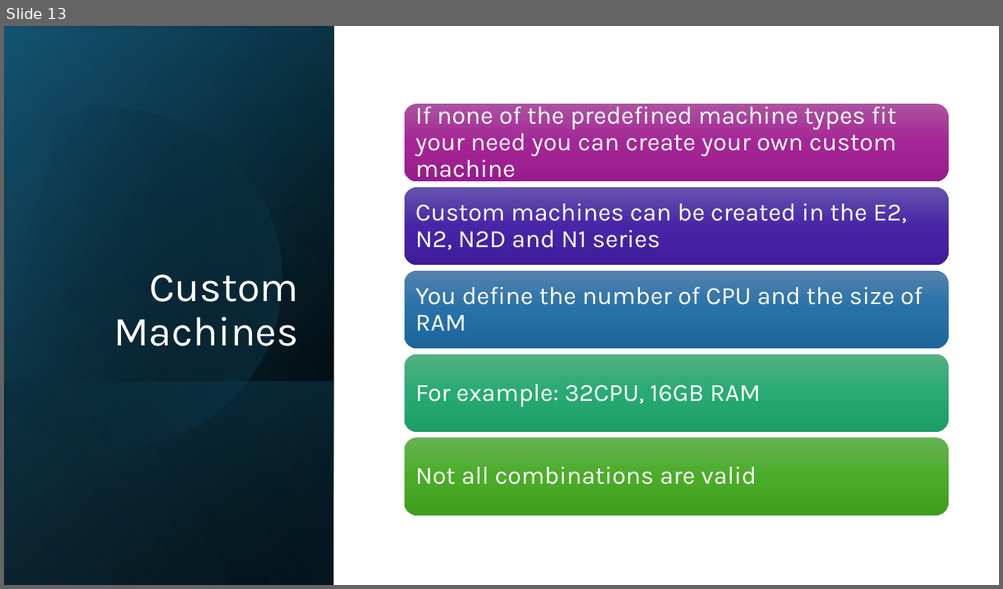
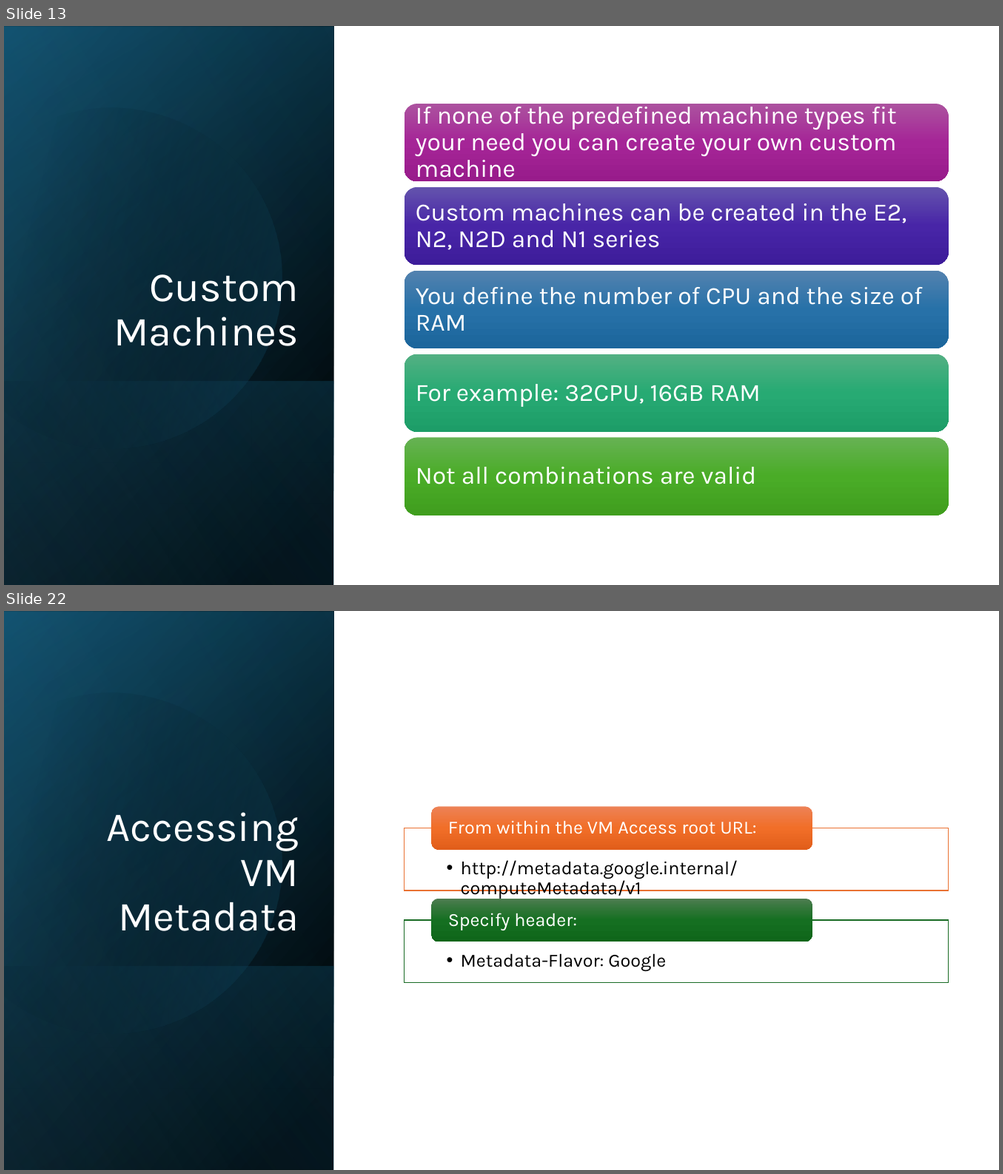
Before and after one commit to lkdrall/GCP-Professional, a slide deck: Module-2 - Project, Compute.pptx. Shown one above the other, each under a label of ours: slide 13 before the commit, slides 13 and 22 after it; the slides between them are not shown. The pictures are 1003x589 and 1003x1174 pixels, drawn with LibreOffice and Linux fonts; fonts in the diff are those of the drawing. Boxes give left, top, right and bottom in pixels: in the first picture for what was removed or moved away, otherwise in the second. Text is boxed around its words. In the diff, an @@ line names an element or a change of style, - is before the commit and + after.

```diff
--- a/Module-2 - Project, Compute.pptx
+++ b/Module-2 - Project, Compute.pptx
@@ slide 22 added at bbox=[4, 611, 999, 1170], background #FFFFFF @@
@@ rectangle added at bbox=[4, 611, 334, 1170], fill gradient #000000 to #104862 @@
@@ rectangle added at bbox=[4, 612, 334, 1170], fill gradient #000000 to #156082 @@
@@ rectangle added at bbox=[4, 611, 334, 1170], fill gradient #000000 to #46B1E1 @@
@@ freeform shape added at bbox=[4, 652, 323, 1068], fill gradient #000000 to #156082 @@
@@ title added at bbox=[107, 812, 299, 931], 40 pt, text #FFFFFF @@
+Accessing VM Metadata
@@ group added at bbox=[404, 806, 948, 983]: 4 texts, 2 rectangles, 2 rounded rectangles @@
+  • http://metadata.google.internal/computeMetadata/v1
+From within the VM Access root URL:
+  • Metadata-Flavor: Google
+Specify header:
@@ rectangle added at bbox=[4, 966, 334, 1170], fill gradient #156082 to #000000 @@
```
Also in this commit, not shown: 1 slide changed, 9 other slides added, 1 slide removed.
